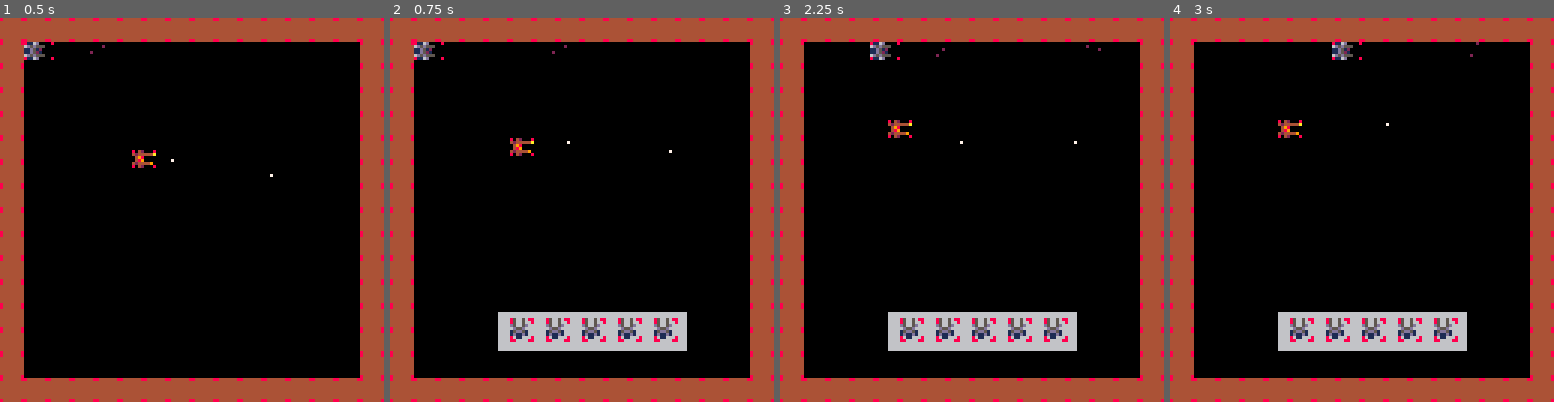
Above: before the commit, frames 1-4 (left to right).
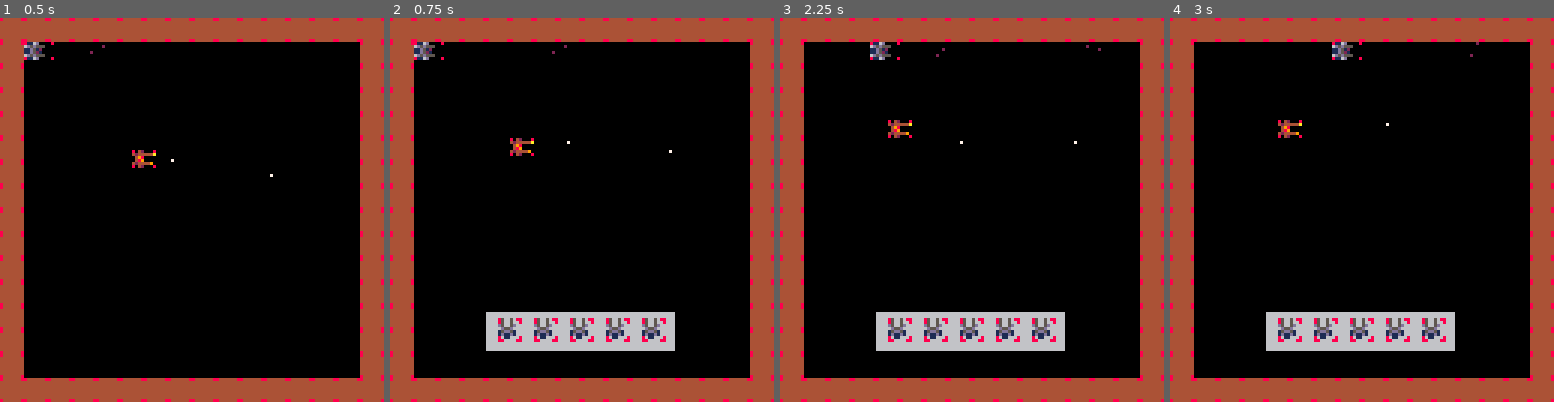
Above: after the commit, the same moments.

Repository: Radonchnk/camera_game
Game: PICO-8 cartridge cameragame.p8
Two runs of this game, one before a commit and one after it. Both use one fixed random seed, a clock stepped at 60 frames per second and the inputs below.
Inputs:
- Up to frame 1 (0.5 s): tap X (X key) at 0.33 s
- Up to frame 2 (0.75 s): tap O (Z key) at 0.7 s
- Up to frame 3 (2.25 s): tap X (X key) at 1.07, 1.85 s; hold Right 1.6-2.1 s; tap O (Z key) at 1.7, 2.1 s; hold Up from 2.15 s (still down)
- Up to frame 4 (3 s): release Up at 2.42 s; hold Right from 2.47 s (still down); tap O (Z key) at 2.5, 2.9 s; tap X (X key) at 2.97 s

Frame 1 is identical in both runs. In frame 2, 2.6% of the frame differs, in the area x 25-78%, y 76-87%; in frame 3, 2.6%; in frame 4, 2.6%.

Commit message:
can't center a div

Diff:
--- a/player/player_class.lua
+++ b/player/player_class.lua
@@ -106,11 +106,11 @@
 
 
     if showing_inventory then
-        rectfill(36, 98, 98, 110, 6)
+        rectfill(32, 98, 94, 110, 6)
         -- draw items at (40, 20), (52, 20), (64, 20), (72, 20), (90, 20)
         -- space for 5 items, as needed (with nice borders)
         for i = 1, #player_inventory do
-            x = 28 + (i * 12)
+            x = 24 + (i * 12)
             y = 100
             player_inventory[i]:draw(x, y)
         end
